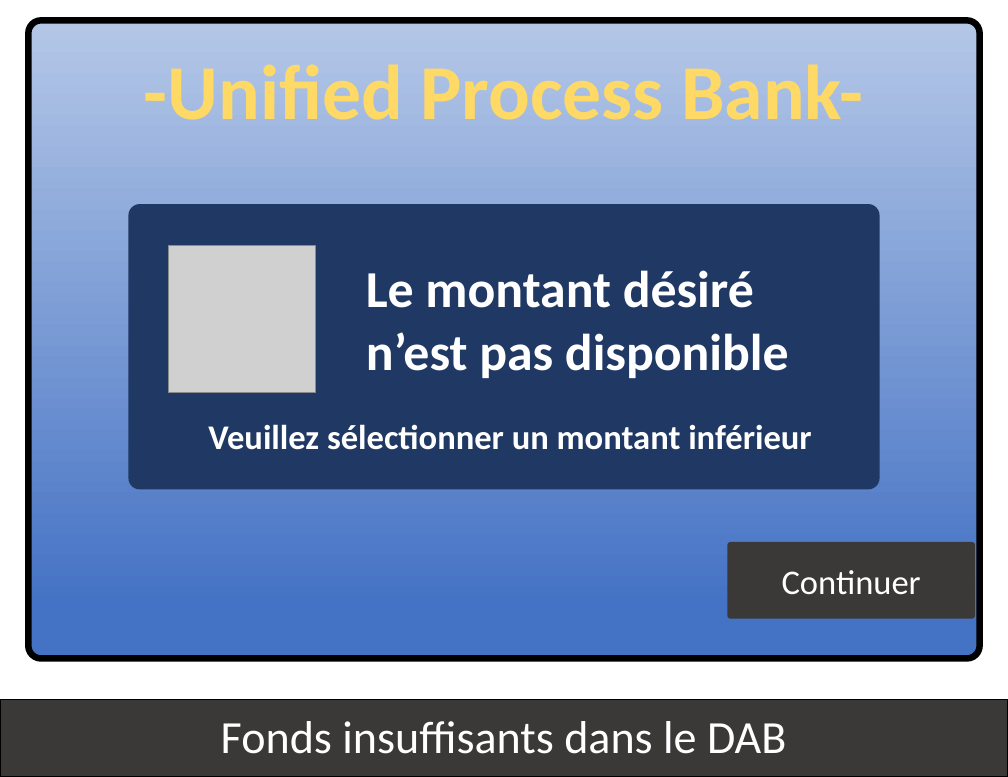
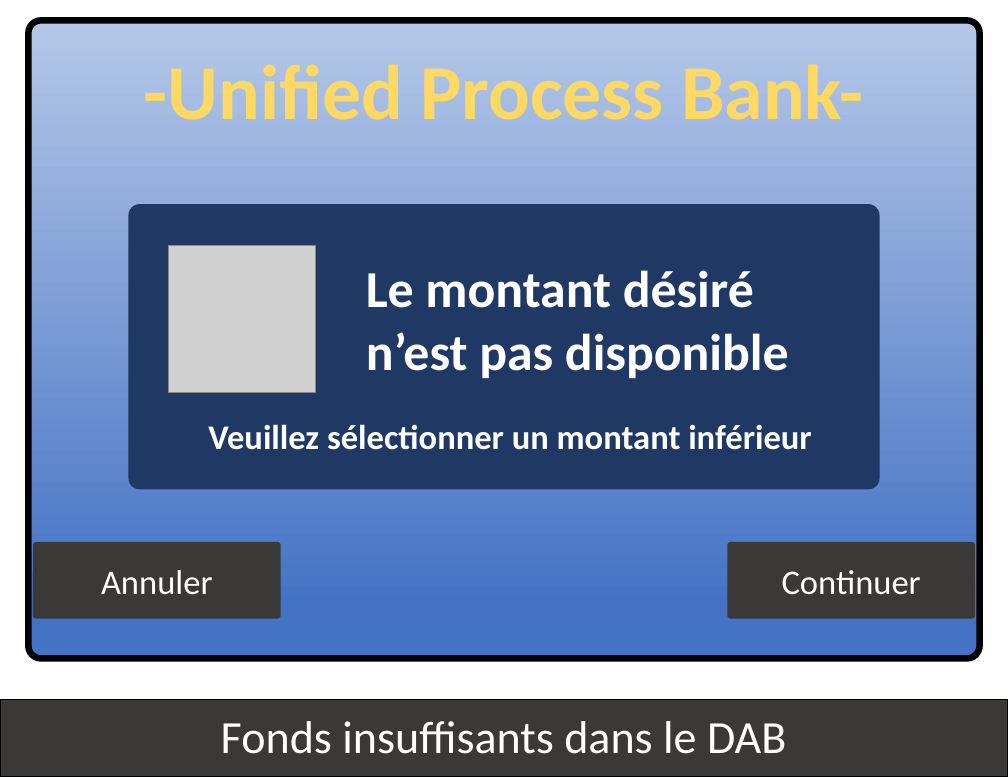
Before and after one commit to kyweez/CDA-15-APPLICATION-DESIGN, a slide deck: slide 11 of GAB/Version-aurelien/IHM-aurelien.pptx (slide 8 before the commit). Drawn at 1008x777 pixels with LibreOffice and Linux fonts; fonts in the diff are those of the drawing; grey boxes stand for pictures. Boxes give left, top, right and bottom in pixels: in the first picture for what was removed or moved away, otherwise in the second. Text is boxed around its words. In the diff, an @@ line names an element or a change of style, - is before the commit and + after.

```diff
--- a/GAB/Version-aurelien/IHM-aurelien.pptx
+++ b/GAB/Version-aurelien/IHM-aurelien.pptx
@@ rounded rectangle added at (33, 542, 281, 619), fill #3B3838, 24 pt, text #FFFFFF @@
+Annuler
```
Also in this commit, not shown: 3 other slides changed, 3 slides added, 1 other file.
